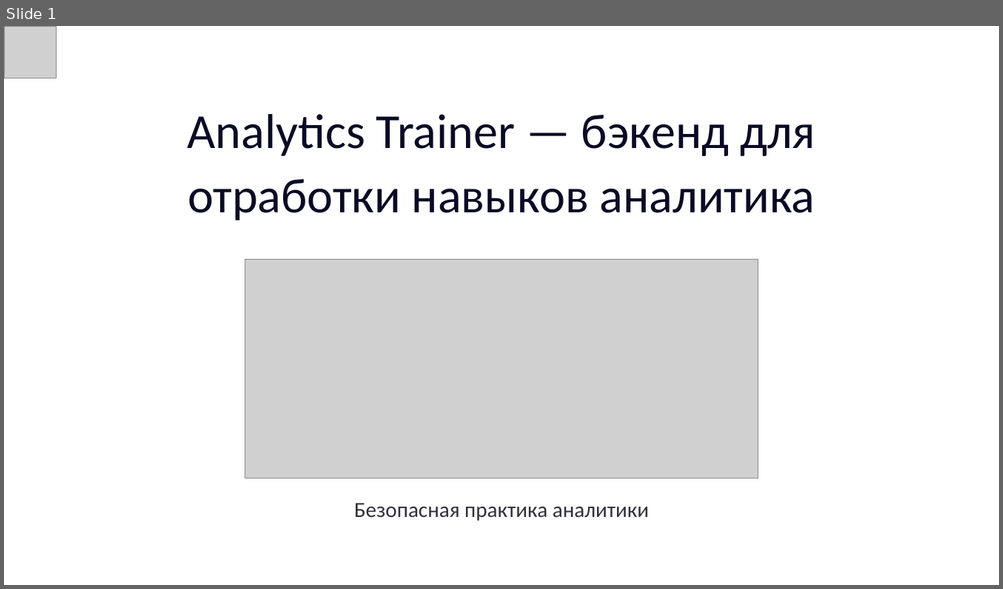
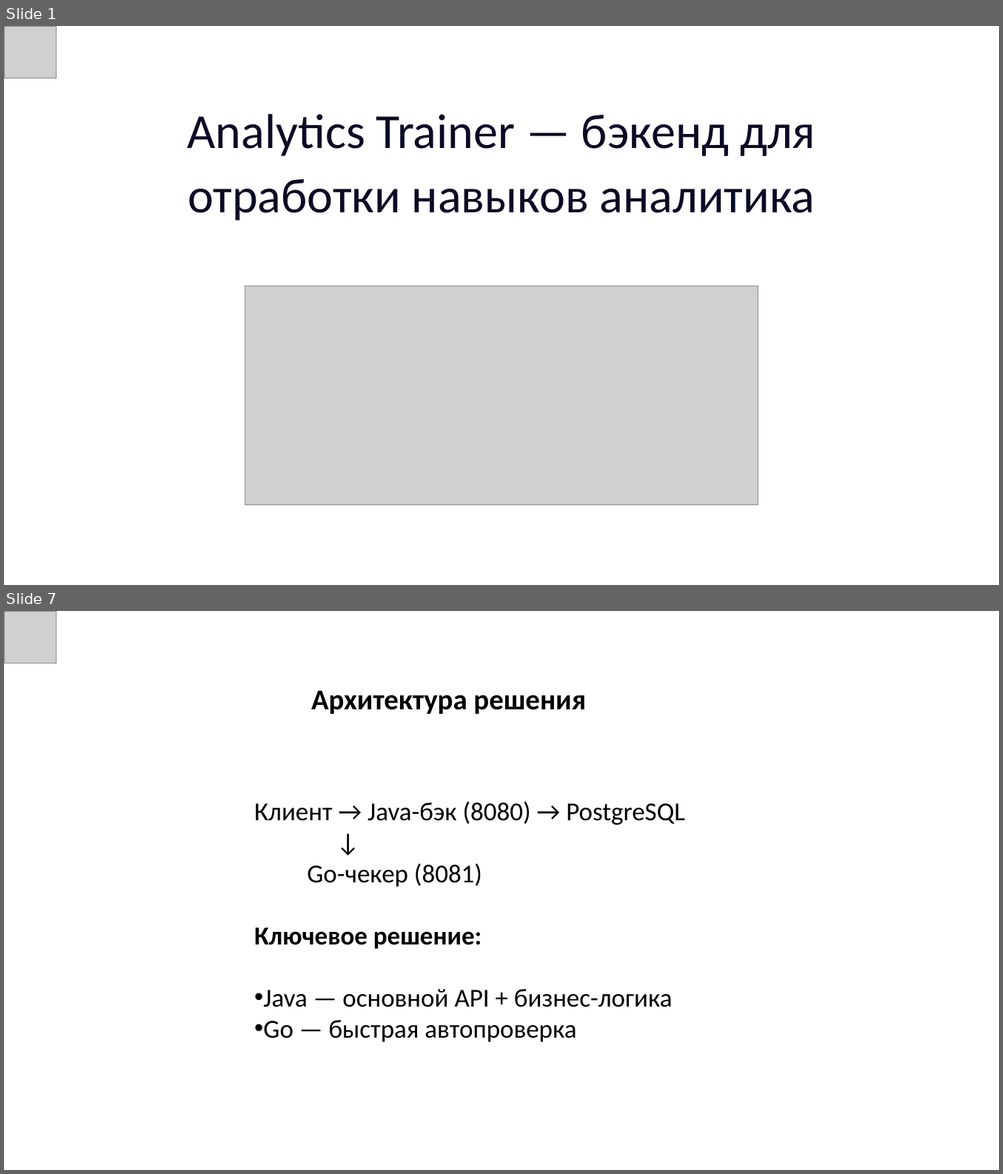
Before and after one commit to AbyanovDamir/analytics-trainer, a slide deck: present.pptx. Shown one above the other, each under a label of ours: slide 1 before the commit, slides 1 and 7 after it; the slides between them are not shown. The pictures are 1003x589 and 1003x1174 pixels, drawn with LibreOffice and Linux fonts; fonts in the diff are those of the drawing; grey boxes stand for pictures; background and template pictures are left out. Boxes give left, top, right and bottom in pixels: in the first picture for what was removed or moved away, otherwise in the second. Text is boxed around its words. In the diff, an @@ line names an element or a change of style, - is before the commit and + after.

```diff
--- a/present.pptx
+++ b/present.pptx
@@ slide 7 added at [4, 611, 999, 1170], background picture (left out) @@
@@ picture added at [4, 611, 56, 663] @@
@@ text added at [311, 690, 586, 714], 40 pt, text #000000, bold @@
+Архитектура решения
@@ text added at [254, 801, 685, 1042], 36 pt, text #000000 @@
+Клиент → Java-бэк (8080) → PostgreSQL
+↓
+Go-чекер (8081)
+Ключевое решение:
+• Java — основной API + бизнес-логика
+• Go — быстрая автопроверка
@@ slide 1 changed as well @@
@@ picture: place and size @@
-picture at [245, 259, 757, 478]
+picture at [245, 286, 757, 505]
@@ text removed at [354, 503, 649, 521] @@
-Безопасная практика аналитики
```
Also in this commit, not shown: 10 other slides added, 6 slides removed, 1 other file.
